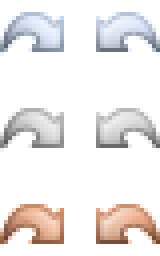
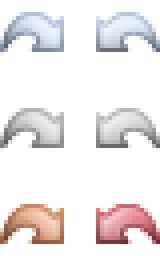
Revision of a layered 160px x 256px image; what changed, layer by layer:
added layer "left_2" above "right3" over [96, 204, 160, 244]
hid "left3" over [96, 204, 160, 244]
